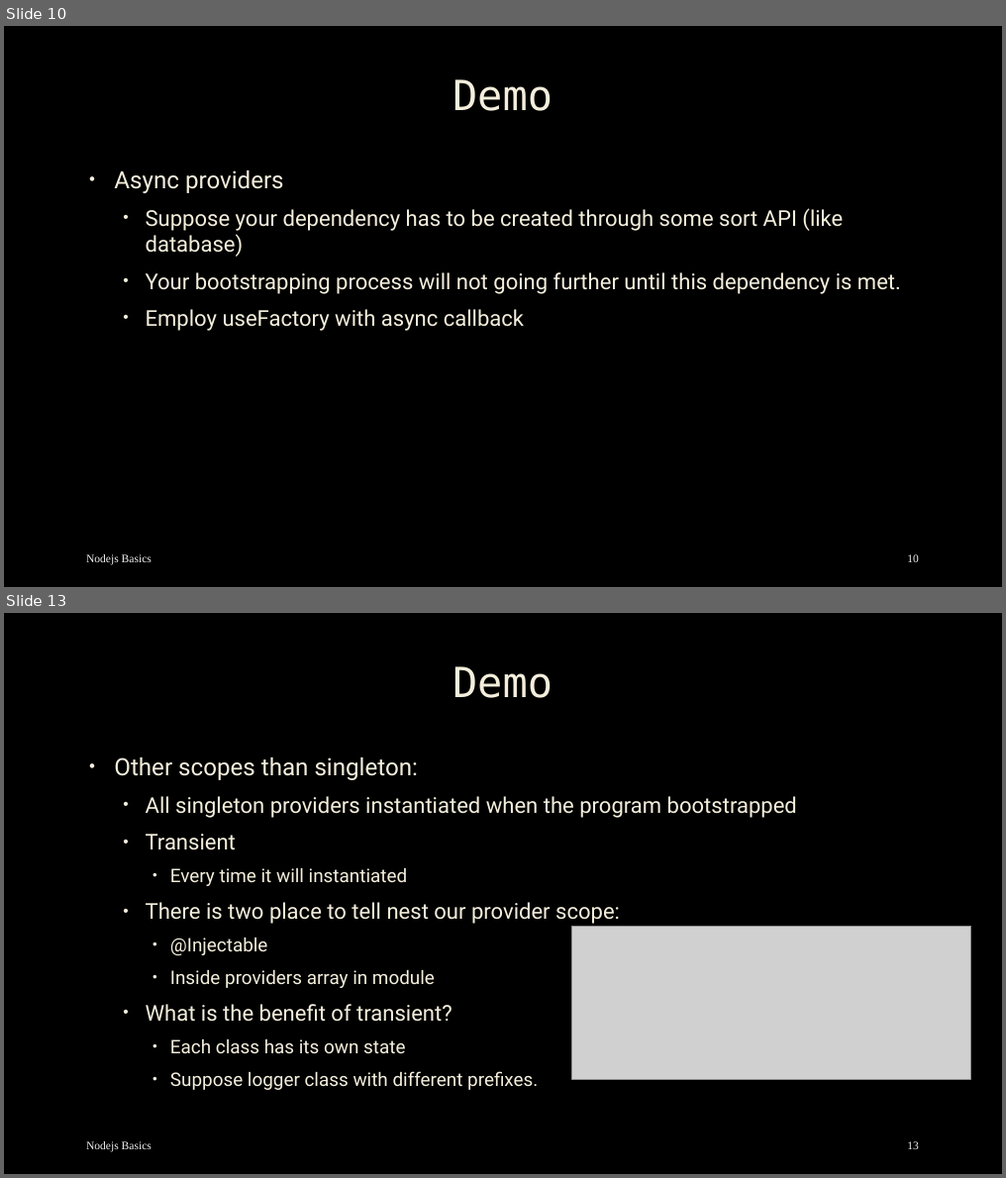
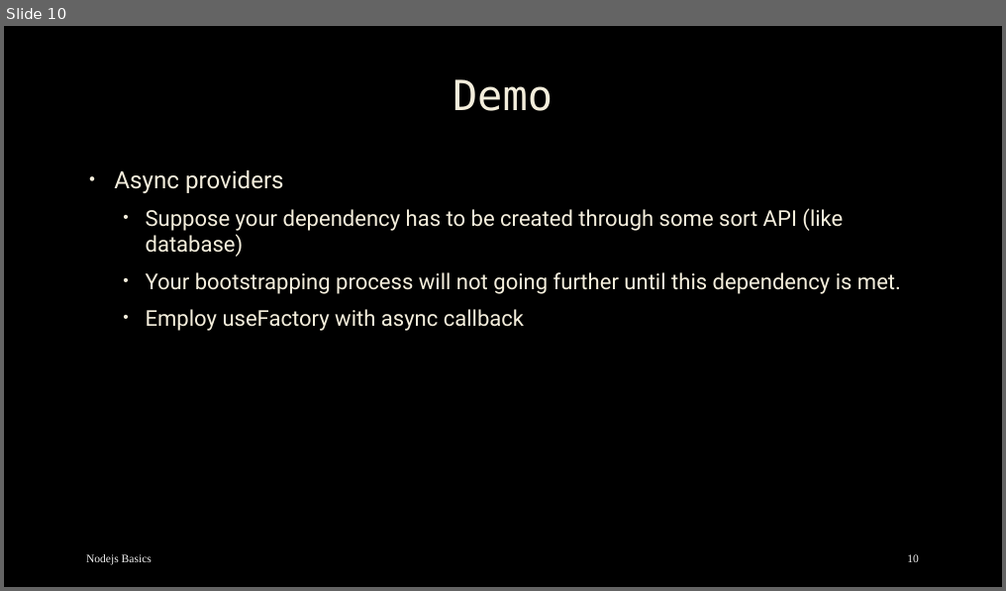
Before and after one commit to mostafa8026/nestjs-course, a slide deck: nestjs/nestjs-04.pptx. Shown one above the other, each under a label of ours: slides 10 and 13 before the commit, slide 10 after it; the slides between them are not shown. The pictures are 1006x1178 and 1006x591 pixels, drawn with LibreOffice and Linux fonts; fonts in the diff are those of the drawing; grey boxes stand for pictures; background and template pictures are left out. Boxes give left, top, right and bottom in pixels: in the first picture for what was removed or moved away, otherwise in the second. Text is boxed around its words. In the diff, an @@ line names an element or a change of style, - is before the commit and + after.

```diff
--- a/nestjs/nestjs-04.pptx
+++ b/nestjs/nestjs-04.pptx
@@ slide 13 removed at [4, 613, 1002, 1174], background picture (left out) @@
@@ title removed at [452, 666, 552, 698] @@
-Demo
@@ text removed at [114, 758, 797, 1090] @@
-• Other scopes than singleton:
-  • All singleton providers instantiated when the program bootstrapped
-  • Transient
-    • Every time it will instantiated
-  • There is two place to tell nest our provider scope:
-    • @Injectable
-    • Inside providers array in module
-  • What is the benefit of transient?
-    • Each class has its own state
-    • Suppose logger class with different prefixes.
@@ picture removed at [571, 926, 970, 1079] @@
@@ text removed at [86, 1142, 152, 1153] @@
-Nodejs Basics
@@ page number removed at [907, 1142, 919, 1150] @@
-13
```
Also in this commit, not shown: 2 slides changed, 4 other slides removed, 2 other files.
